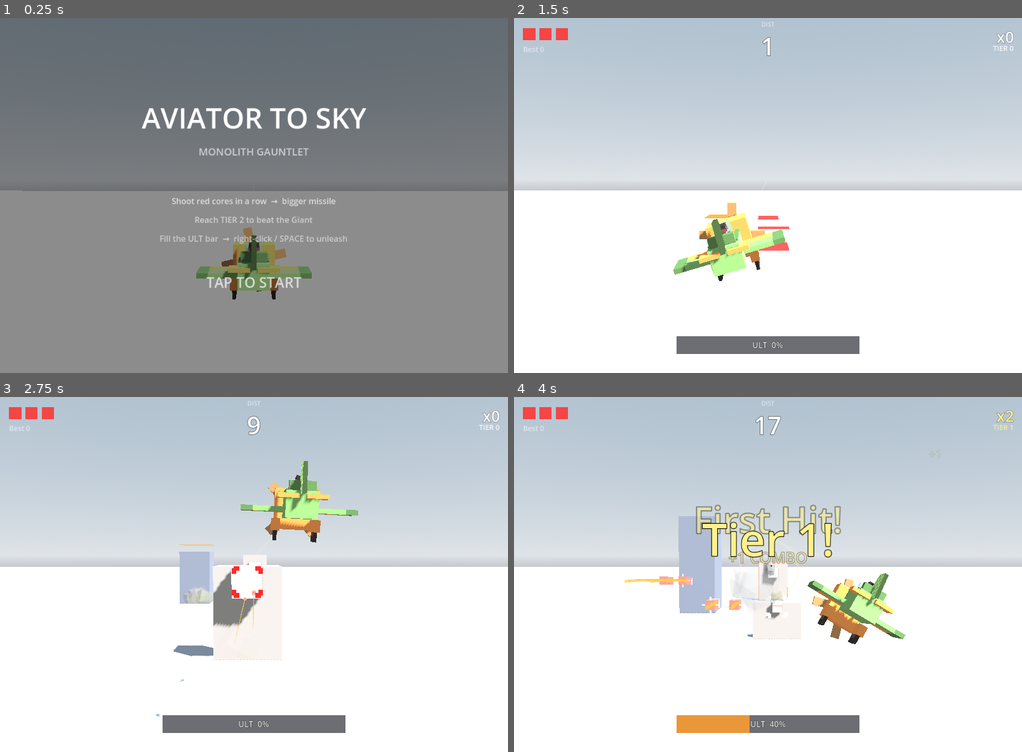
Above: before the commit, frames 1-4 (two rows, left to right).
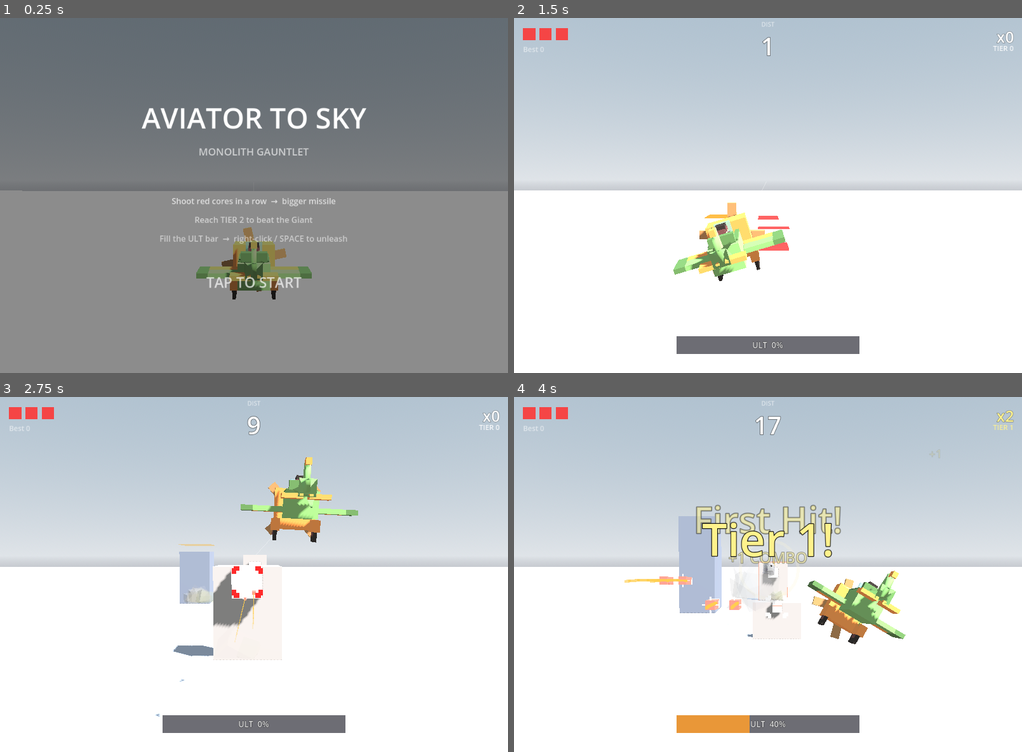
Above: after the commit, the same moments.

Repository: weathermanho/supercent
Game: Godot game, scene res://scenes/Main.tscn
Same seed, same stepped clock (60 frames per second), same inputs: the game is played once before the commit and once after it.
Inputs (mouse positions are in pixels of both pictures, inside the frame that each line leads up to):
- Up to frame 1 (0.25 s): no input
- Up to frame 2 (1.5 s): tap Enter at 0.5, 1.25 s; move the mouse to (879, 177) at 0.52 s; hold Right mouse button (fire_missle) 0.53-1.25 s; click (879, 177) at 0.67 s; drag from (666, 213) to (742, 266) at 1.27 s
- Up to frame 3 (2.75 s): move the mouse to (304, 496) at 2.02 s; hold Right mouse button (fire_missle) from 2.03 s (still down); click (304, 496) at 2.17 s
- Up to frame 4 (4 s): release Right mouse button (fire_missle) at 2.75 s; drag from (742, 645) to (615, 521) at 2.77 s; move the mouse to (920, 627) at 3.52 s; hold Right mouse button (fire_missle) from 3.53 s (still down); click (920, 627) at 3.67 s

The runs differ from the first frame. In frame 1, 0.6% of the frame differs, in the area x 43-56%, y 61-77%; in frame 2, 0.8%, in the area x 33-47%, y 56-73%; in frame 3, 0.6%; in frame 4, 0.7%.

Commit message:
fix(plane): 사다리꼴 핀 검은색 수정 + 꼬리콘으로 동체 연결
(1) 검은 핀: SurfaceTool 와인딩이 일부 inward 노멀 생성 → 어둡게.
    st.generate_normals() + cull_mode CULL_DISABLED (양면)로 항상
    초록으로 보이게.
(2) 몸통 박힘 → 끝 연결: make_tapered_box 꼬리콘(x-80..-40, 뒤로
    좁아짐)을 동체 rear(-44)에서 이어지게 추가. 핀/보조날개를 그
    콘 끝(x-66)으로 이동해 몸통 중간이 아니라 꼬리 끝에서 솟음.
    핀 주황 끝 + 좌우 주황 보조날개.

Co-Authored-By: Claude Opus 4.7 <noreply@anthropic.com>

Diff:
--- a/godot_project/scripts/AirPlane.gd
+++ b/godot_project/scripts/AirPlane.gd
@@ -64,18 +64,26 @@
 	trim.position = Vector3(36.0, 0.0, 0.0)
 	add_child(trim)
 
-	# Tail — NO separate boom. A trapezoidal vertical fin rises straight from the
-	# rear of the body, with small auxiliary horizontal wings on its left/right
-	# base (matches image.png's integrated tail).
-	var fin := _make_trapezoid_fin(34.0, 16.0, 34.0, 5.0, GameColors.PLANE_GREEN)
-	fin.position = Vector3(-40.0, 14.0, 0.0)
+	# Tail — a short tapered tail cone CONTINUES from the rear of the body
+	# (body rear ≈ x-44), narrowing backward; the trapezoidal vertical fin
+	# rises from the END of that cone (not stabbed into the mid-body), with
+	# small auxiliary horizontal wings on its left/right base.
+	var tail_cone := BoxFactory.make_tapered_box(40, 22, 22, GameColors.PLANE_GREEN)
+	tail_cone.position = Vector3(-60.0, 8.0, 0.0)   # spans x-80..-40, overlaps body rear
+	add_child(tail_cone)
+
+	var fin := _make_trapezoid_fin(30.0, 14.0, 32.0, 5.0, GameColors.PLANE_GREEN)
+	fin.position = Vector3(-66.0, 14.0, 0.0)        # rises from the tail-cone end
 	add_child(fin)
+	var fin_tip := BoxFactory.make_box(10, 7, 6, GameColors.PLANE_ORANGE)
+	fin_tip.position = Vector3(-72.0, 44.0, 0.0)
+	add_child(fin_tip)
 	# Auxiliary horizontal stabilizers either side of the fin base (orange).
-	var stab_l := BoxFactory.make_box(16, 5, 24, GameColors.PLANE_ORANGE)
-	stab_l.position = Vector3(-42.0, 12.0, 16.0)
+	var stab_l := BoxFactory.make_box(16, 5, 22, GameColors.PLANE_ORANGE)
+	stab_l.position = Vector3(-68.0, 10.0, 14.0)
 	add_child(stab_l)
-	var stab_r := BoxFactory.make_box(16, 5, 24, GameColors.PLANE_ORANGE)
-	stab_r.position = Vector3(-42.0, 12.0, -16.0)
+	var stab_r := BoxFactory.make_box(16, 5, 22, GameColors.PLANE_ORANGE)
+	stab_r.position = Vector3(-68.0, 10.0, -14.0)
 	add_child(stab_r)
 
 	# Low wings — TWO-TONE: green trailing half + orange leading edge stripe
@@ -190,11 +198,14 @@
 	quad.call(f0, f3, b3, b0)   # leading (+X)
 	quad.call(b1, b2, f2, f1)   # trailing (-X)
 
+	st.generate_normals()
 	var mi := MeshInstance3D.new()
 	mi.mesh = st.commit()
 	var mat := StandardMaterial3D.new()
 	mat.albedo_color = color
 	mat.roughness = 0.85
+	# Render both sides so an inconsistent winding can't leave a face black.
+	mat.cull_mode = BaseMaterial3D.CULL_DISABLED
 	mi.set_surface_override_material(0, mat)
 	return mi
 
